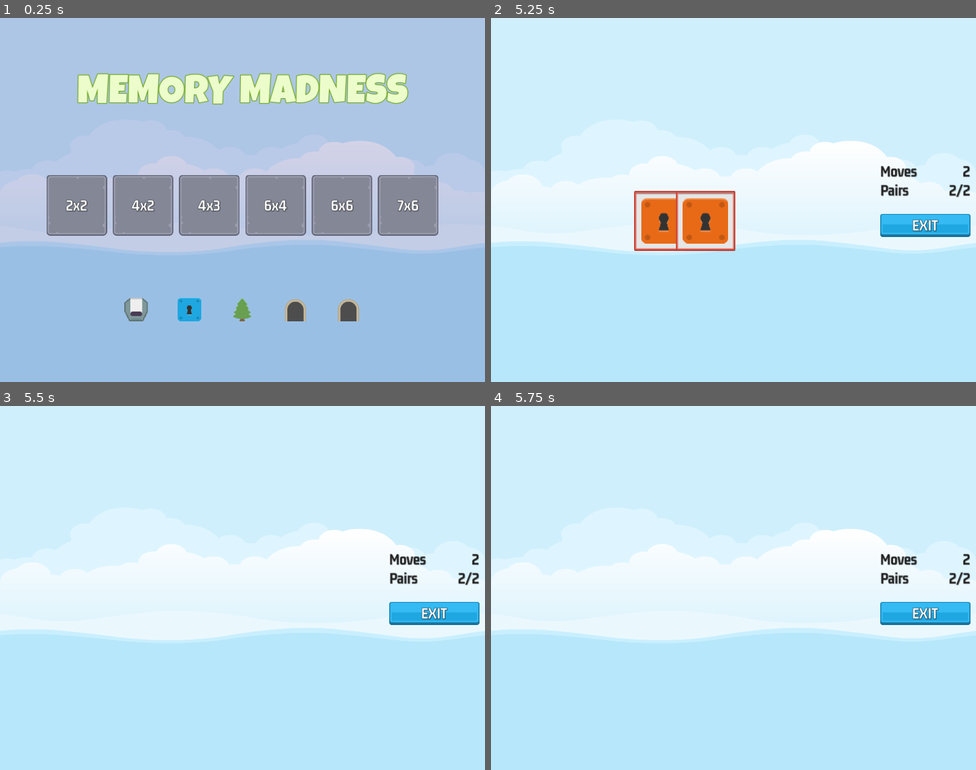
Above: before the commit, frames 1-4 (two rows, left to right).
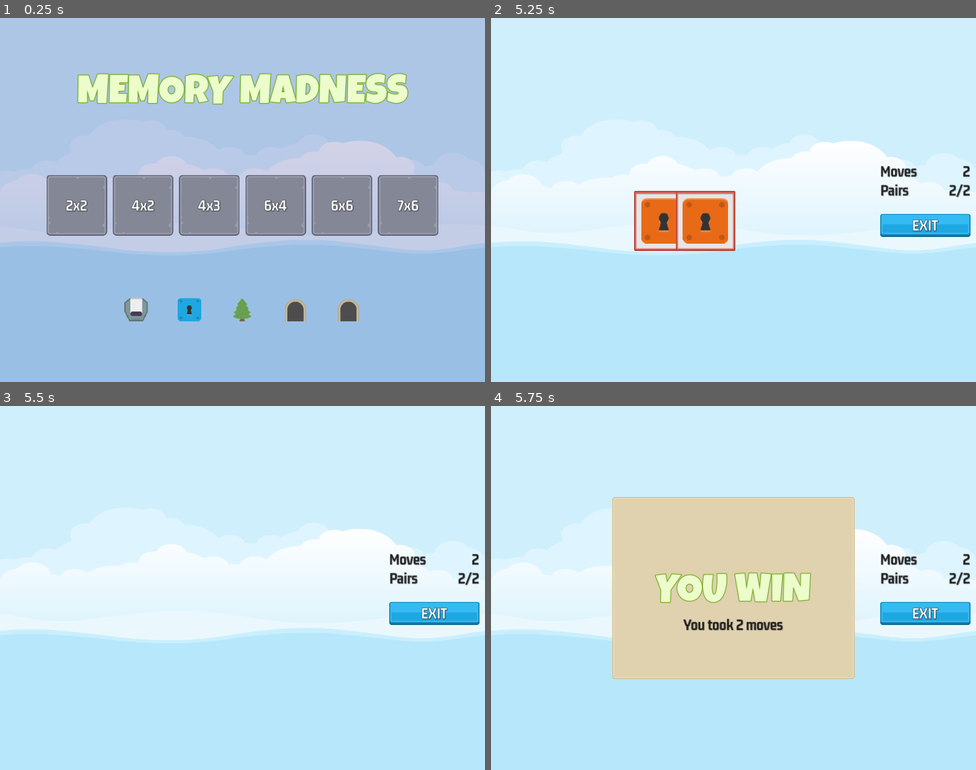
Above: after the commit, the same moments.

Repository: DMAlexander/MemoryMadness
Game: Godot game, scene res://scenes/master/master.tscn
Two runs of this game, one before a commit and one after it. Both use one fixed random seed, a clock stepped at 60 frames per second and the inputs below.
Inputs (mouse positions are in pixels of both pictures, inside the frame that each line leads up to):
- Up to frame 1 (0.25 s): no input
- Up to frame 2 (5.25 s): click "2x2" at 0.5 s; click (665, 178) at 1.25 s; click (704, 178) at 2.02 s; click (665, 221) at 2.77 s; click (704, 221) at 3.52 s; click (665, 221) at 4.27 s
- Up to frame 3 (5.5 s): no input
- Up to frame 4 (5.75 s): no input

Frames 1-3 are identical in both runs. In frame 4, 25% of the frame differs, in the area x 25-75%, y 25-75%.

Commit message:
Game over

Diff:
--- a/scenes/game/game.tscn
+++ b/scenes/game/game.tscn
@@ -6,6 +6,7 @@
 [ext_resource type="Texture2D" uid="uid://7nyrbw6ah5x2" path="res://assets/ui/green_button00.png" id="3_v5m2w"]
 [ext_resource type="LabelSettings" uid="uid://bb630qrhxr0ef" path="res://assets/GM_32_White.tres" id="4_jdau3"]
 [ext_resource type="PackedScene" uid="uid://d2rih07c1m02a" path="res://scenes/scorer/scorer.tscn" id="6_3lnpy"]
+[ext_resource type="PackedScene" uid="uid://co2q8wpajn8si" path="res://scenes/game_over_ui/game_over_ui.tscn" id="7_x5hiu"]
 
 [node name="Game" type="Control"]
 layout_mode = 3
@@ -107,4 +108,8 @@
 
 [node name="Scorer" parent="." instance=ExtResource("6_3lnpy")]
 
+[node name="GameOverUi" parent="." instance=ExtResource("7_x5hiu")]
+visible = false
+layout_mode = 1
+
 [connection signal="pressed" from="HB/MC2/VB/ExitButton" to="." method="_on_exit_button_pressed"]
--- /dev/null
+++ b/scenes/game_over_ui/game_over_ui.gd
@@ -0,0 +1,16 @@
+extends Control
+
+@onready var moves_label: Label = $NinePatchRect/MC/VB/MovesLabel
+
+# Called when the node enters the scene tree for the first time.
+func _ready() -> void:
+	SignalManager.on_game_over.connect(on_game_over)
+	SignalManager.on_game_exit_pressed.connect(on_game_exit_pressed)
+
+
+func on_game_over(moves: int) -> void:
+	moves_label.text = "You took %d moves" % moves
+	show()
+
+func on_game_exit_pressed() -> void:
+	hide()
--- /dev/null
+++ b/scenes/game_over_ui/game_over_ui.tscn
@@ -0,0 +1,63 @@
+[gd_scene load_steps=5 format=3 uid="uid://co2q8wpajn8si"]
+
+[ext_resource type="Script" path="res://scenes/game_over_ui/game_over_ui.gd" id="1_5l6iu"]
+[ext_resource type="Texture2D" uid="uid://bmlmdvr7b2bhw" path="res://assets/ui/UIbg.png" id="1_88vly"]
+[ext_resource type="LabelSettings" uid="uid://bb475bkqlpx44" path="res://assets/LG_84_Green.tres" id="2_id6c6"]
+[ext_resource type="LabelSettings" uid="uid://efdir2vdny11" path="res://assets/GM_32_Dark.tres" id="3_5d3ug"]
+
+[node name="GameOverUi" type="Control"]
+layout_mode = 3
+anchors_preset = 15
+anchor_right = 1.0
+anchor_bottom = 1.0
+grow_horizontal = 2
+grow_vertical = 2
+mouse_filter = 2
+script = ExtResource("1_5l6iu")
+
+[node name="NinePatchRect" type="NinePatchRect" parent="."]
+layout_mode = 1
+anchors_preset = 8
+anchor_left = 0.5
+anchor_top = 0.5
+anchor_right = 0.5
+anchor_bottom = 0.5
+offset_left = -256.0
+offset_top = -192.0
+offset_right = 256.0
+offset_bottom = 192.0
+grow_horizontal = 2
+grow_vertical = 2
+texture = ExtResource("1_88vly")
+patch_margin_left = 10
+patch_margin_top = 10
+patch_margin_right = 10
+patch_margin_bottom = 10
+
+[node name="MC" type="MarginContainer" parent="NinePatchRect"]
+layout_mode = 1
+anchors_preset = 15
+anchor_right = 1.0
+anchor_bottom = 1.0
+grow_horizontal = 2
+grow_vertical = 2
+theme_override_constants/margin_top = 64
+
+[node name="VB" type="VBoxContainer" parent="NinePatchRect/MC"]
+layout_mode = 2
+size_flags_horizontal = 4
+size_flags_vertical = 4
+
+[node name="Label" type="Label" parent="NinePatchRect/MC/VB"]
+layout_mode = 2
+text = "YOU WIN"
+label_settings = ExtResource("2_id6c6")
+horizontal_alignment = 1
+vertical_alignment = 1
+
+[node name="MovesLabel" type="Label" parent="NinePatchRect/MC/VB"]
+layout_mode = 2
+text = "asdasdasd"
+label_settings = ExtResource("3_5d3ug")
+horizontal_alignment = 1
+vertical_alignment = 1
--- a/scenes/scorer/scorer.gd
+++ b/scenes/scorer/scorer.gd
@@ -54,6 +54,11 @@
 	if selections_are_pair() == true:
 		kill_tiles()
 
+func check_game_over() -> void:
+	if _target_pairs == _pairs_made:
+		SignalManager.on_game_over.emit(_moves_made)
+
+
 func on_tile_selected(t: MemoryTile) -> void:
 	t.reveal(true)
 	_selections.append(t)
@@ -67,4 +72,5 @@
 			s.reveal(false)
 	_selections.clear()
 	# check game over
+	check_game_over()
 	SignalManager.on_selection_enabled.emit()
--- /dev/null
+++ b/singletons/sound_manager.gd
@@ -0,0 +1,32 @@
+extends Node
+
+
+const SOUND_MAIN_MENU = "main"
+const SOUND_IN_GAME = "ingame"
+const SOUND_SUCCESS = "success"
+const SOUND_GAME_OVER = "gameover"
+const SOUND_SELECT_TILE = "tile"
+const SOUND_SELECT_BUTTON = "button"
+
+const SOUNDS: Dictionary = {
+	SOUND_MAIN_MENU = preload("res://assets/sounds/bgm_action_3.mp3"),
+	SOUND_IN_GAME = preload("res://assets/sounds/bgm_action_4.mp3"),
+	SOUND_SUCCESS = preload("res://assets/sounds/sfx_sounds_fanfare3.wav"),
+	SOUND_GAME_OVER = preload("res://assets/sounds/sfx_sounds_powerup12.wav"),
+	SOUND_SELECT_TILE = preload("res://assets/sounds/sfx_sounds_impact1.wav"),
+	SOUND_SELECT_BUTTON = preload("res://assets/sounds/sfx_sounds_impact7.wav")
+}
+
+
+func play_sound(player: AudioStreamPlayer, key: String) -> void:
+	if SOUNDS.has(key) == false:
+		return
+
+	player.stop()
+	player.stream = SOUNDS[key]
+
+func play_button_click(player: AudioStreamPlayer) -> void:
+	play_sound(player, SOUND_SELECT_BUTTON)
+
+func play_tile_click(player: AudioStreamPlayer) -> void:
+	play_sound(player, SOUND_SELECT_TILE)
Not shown: 1 places in scenes/game/game.tscn that only renumber resources
